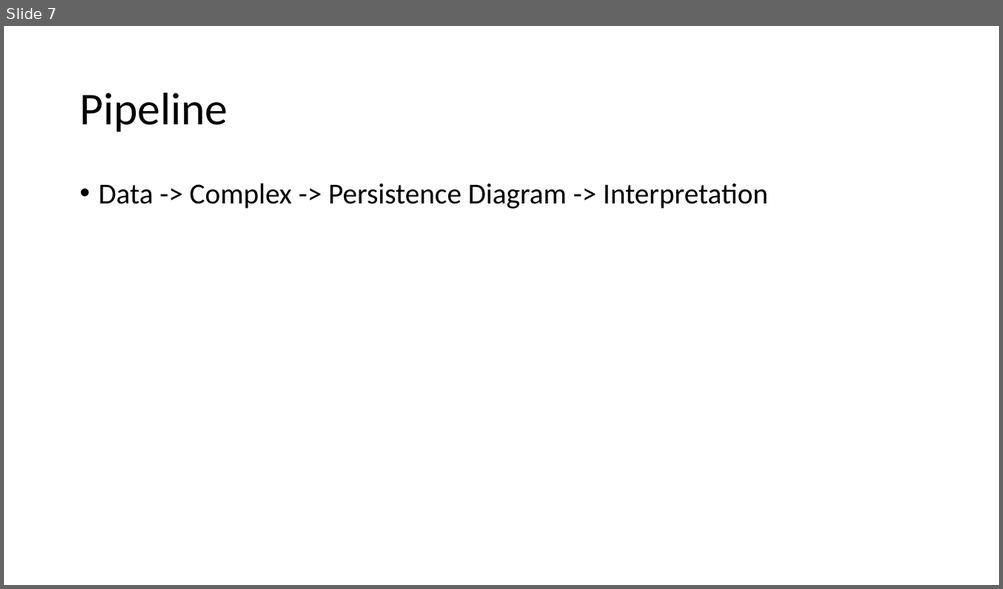
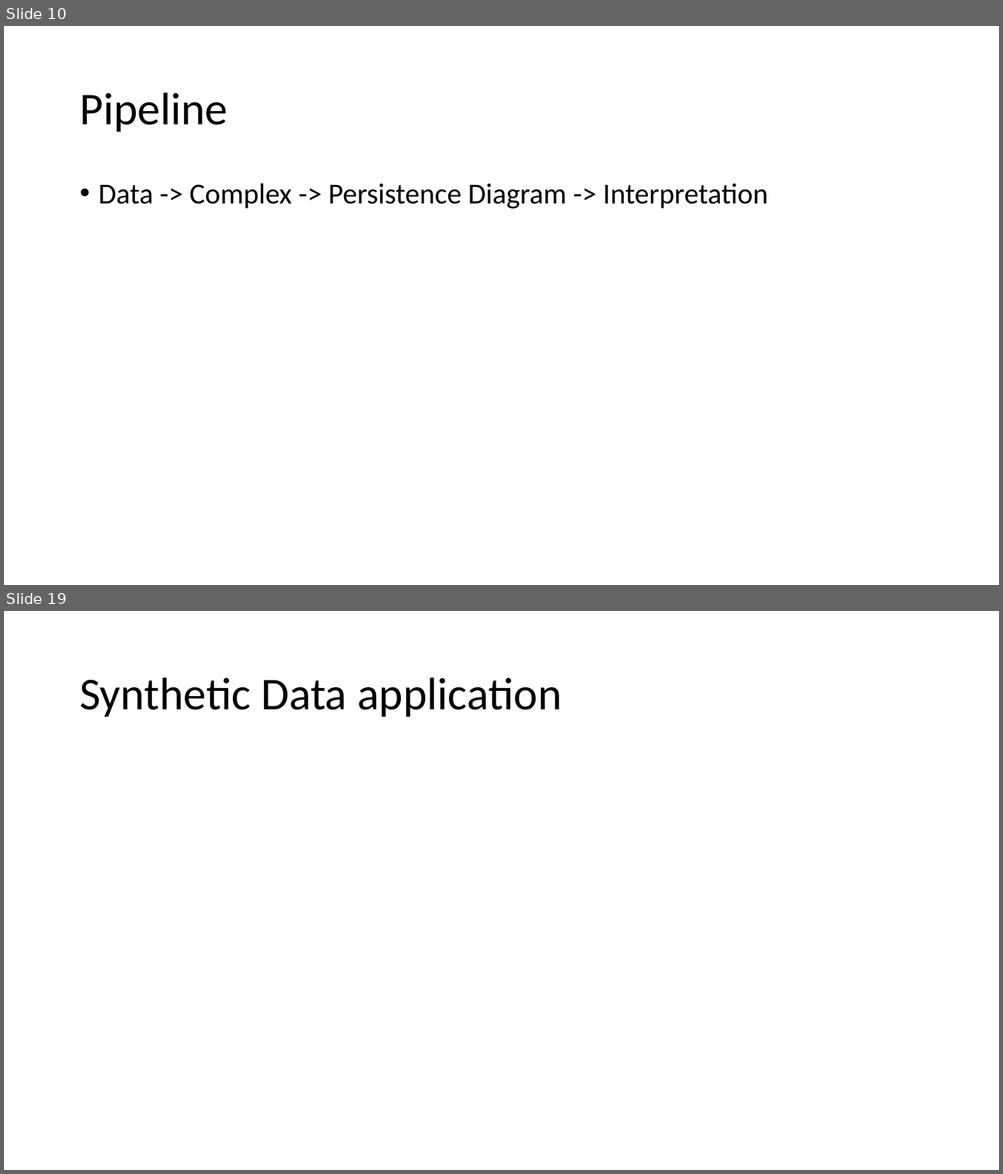
Before and after one commit to amish-mishra/TDA-shape-classification-using-DR, a slide deck: Delaunay-Rips_Paper/Computation_of_Persistent_Homology_Presentation.pptx. Shown one above the other, each under a label of ours: slide 7 before the commit, slides 10 and 19 after it; the slides between them are not shown. The pictures are 1003x589 and 1003x1174 pixels, drawn with LibreOffice and Linux fonts; fonts in the diff are those of the drawing. Boxes give left, top, right and bottom in pixels: in the first picture for what was removed or moved away, otherwise in the second. Text is boxed around its words. In the diff, an @@ line names an element or a change of style, - is before the commit and + after.

```diff
--- a/Delaunay-Rips_Paper/Computation_of_Persistent_Homology_Presentation.pptx
+++ b/Delaunay-Rips_Paper/Computation_of_Persistent_Homology_Presentation.pptx
@@ slide 19 added at <box>4,611,999,1170</box>, background #FFFFFF @@
@@ title added at <box>79,678,561,717</box>, 44 pt, text #000000 @@
+Synthetic Data application
@@ what was slide 7 is now slide 10 @@
```
Also in this commit, not shown: 2 slides changed, 27 other slides added, 1 other file.
